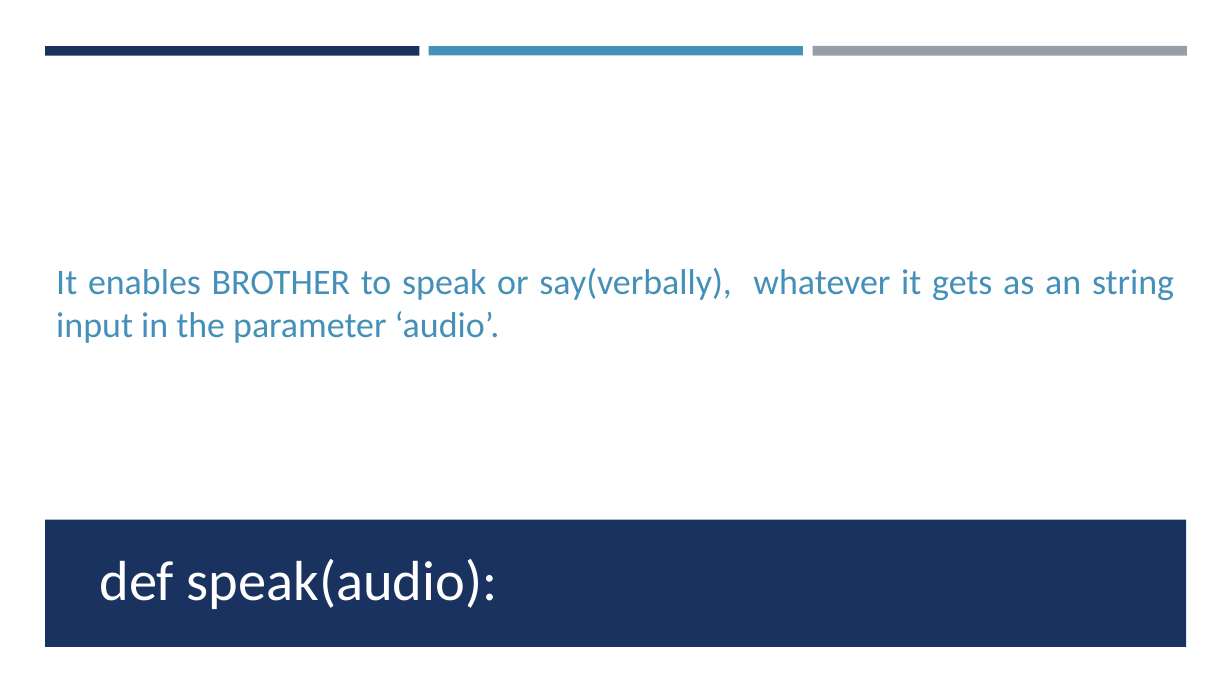
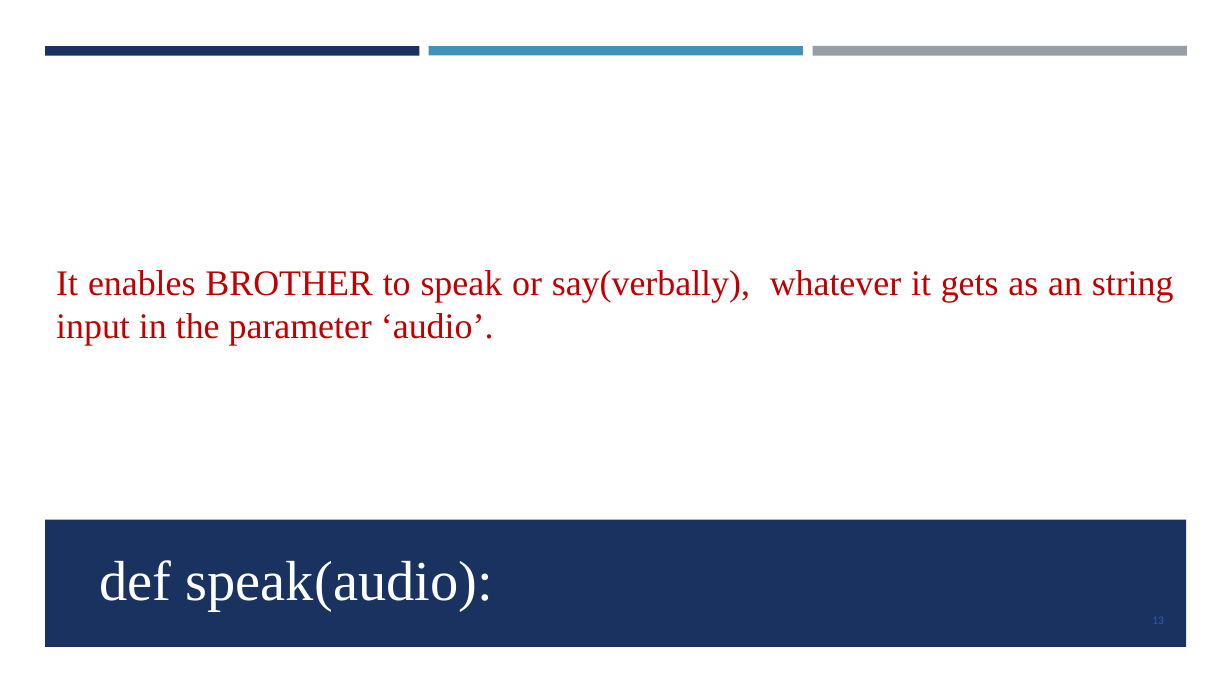
Before and after one commit to GopalSharma16/zonal_project, a slide deck: slide 13 of BROTHER.pptx (slide 9 before the commit). Drawn at 1232x693 pixels with LibreOffice and Linux fonts; fonts in the diff are those of the drawing. Boxes give left, top, right and bottom in pixels: in the first picture for what was removed or moved away, otherwise in the second. Text is boxed around its words. In the diff, an @@ line names an element or a change of style, - is before the commit and + after.

```diff
--- a/BROTHER.pptx
+++ b/BROTHER.pptx
@@ text "It enables BROTHER to speak ..." at [56, 270, 1174, 346]: font Calibri to Times New Roman, text colour #4590B8 to #C00000 @@
@@ title "def speak(audio):" at [99, 560, 493, 611]: font Calibri to Times New Roman @@
@@ page number added at [1152, 617, 1164, 624], 9 pt, text #2F5AAC @@
+13
```
Also in this commit, not shown: 24 other slides changed, 7 slides added, 2 other files.
